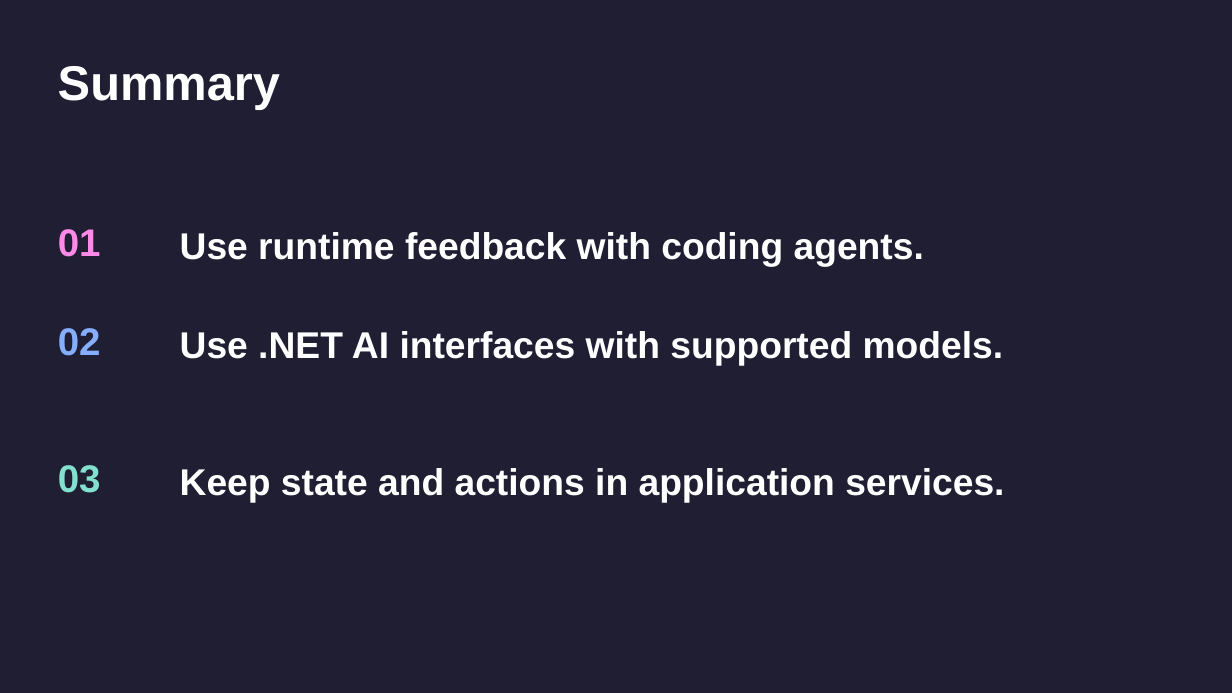
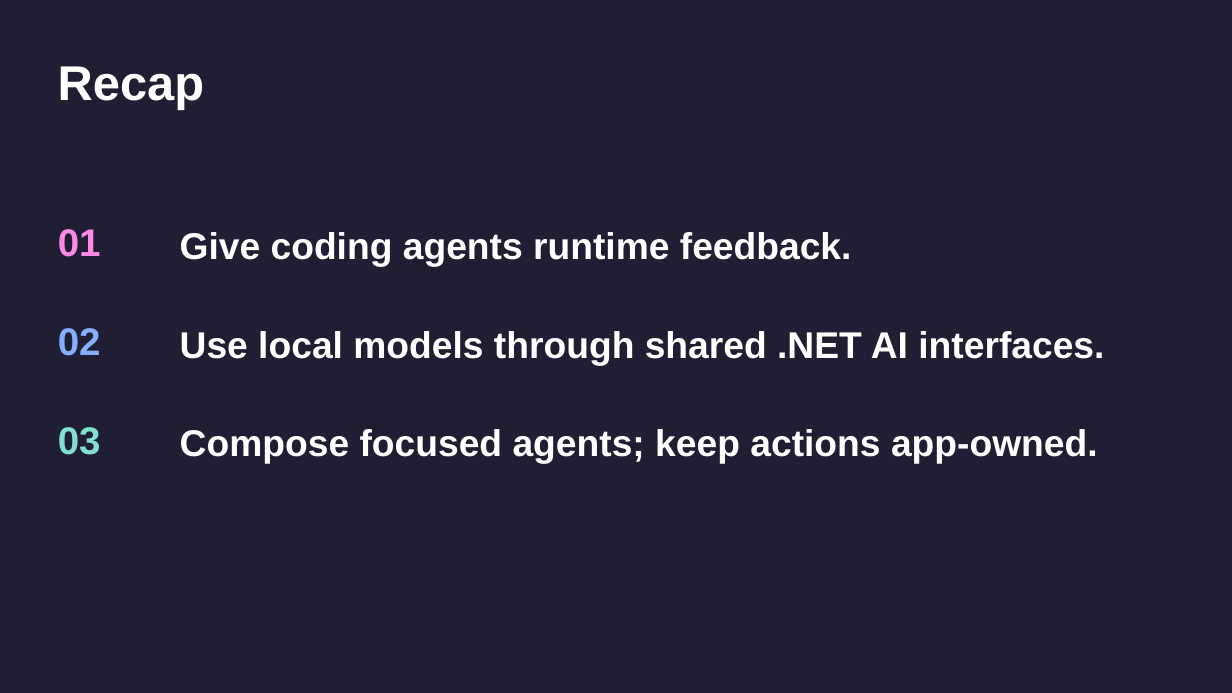
Before and after one commit to mattleibow/dotnetconf2026, a slide deck: slide 34 of slides.pptx (slide 28 before the commit). Drawn at 1232x693 pixels with LibreOffice and Linux fonts; fonts in the diff are those of the drawing. Boxes give left, top, right and bottom in pixels: in the first picture for what was removed or moved away, otherwise in the second. Text is boxed around its words. In the diff, an @@ line names an element or a change of style, - is before the commit and + after.

```diff
--- a/slides.pptx
+++ b/slides.pptx
@@ text at bbox=[58, 66, 204, 109]: text changed @@
-Summary
+Recap
@@ text at bbox=[180, 232, 852, 267]: text changed @@
-Use runtime feedback with coding agents.
+Give coding agents runtime feedback.
@@ text at bbox=[180, 331, 1104, 365]: text changed @@
-Use .NET AI interfaces with supported models.
+Use local models through shared .NET AI interfaces.
@@ text "03": place and size @@
-text "03" at bbox=[58, 465, 101, 493]
+text "03" at bbox=[58, 427, 101, 455]
@@ text at bbox=[180, 429, 1098, 464]: text changed @@
-Keep state and actions in application services.
+Compose focused agents; keep actions app-owned.
```
Also in this commit, not shown: 24 other slides changed, 5 slides added, 3 slides removed.
